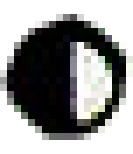
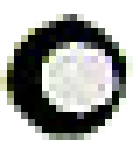
Layers edited between the first and the second 133×154 image:
showed "Gibbous Waning" over [0, 14, 133, 140]
hid "Last Quarter" over [0, 14, 133, 140]
